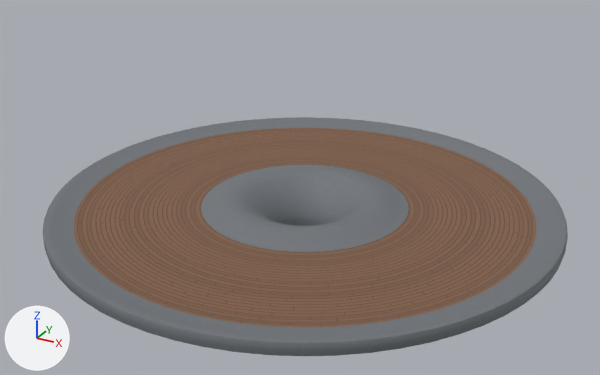
Before and after pictures for a commit that changed the glTF model models/lobby/lobby_platform.glb.
The view is the same before and after, from a camera (50 mm lens) standing at (182.8, 108.2, 126.3) and looking at (160.4, 148.8, 106.0). The lights are fixed; the arrows at lower left show +X, +Y and +Z. Objects named as collision shapes, trigger or cutter boxes, shadow casters or lower levels of detail are left out. Where no turn or scale is listed for an object, it has been applied to the vertices. Vertices at the same position are counted once.

In view in the first picture: 'cloud_platform'.
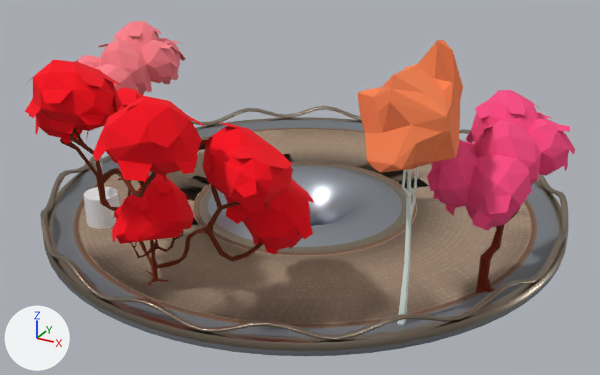
Commit message: fix core building

What the commit changed:
Picture 'Floor_Wood01' (img_floor_wood01) is new.
Picture 'Floor_Tiles01' (img_floor_tiles01) is new.
Picture 'Genesis_TX' (img_genesis_tx) is new.
Picture 'Genesis_TX.001' (img_genesis_tx_001) is new.
Material 'Floor_Wood' (mat_floor_wood) is new.
Its texture is img_floor_wood01.
Its metallic is 0.2.
Its roughness is 1.0.
Material 'Floor_Tiles.001' (mat_floor_tiles_001) is new.
Its texture is img_floor_tiles01.
Its roughness is 1.0.
Material 'AtlasMetal' (mat_atlasmetal) is new.
Its texture is img_genesis_tx.
Its metallic is 1.0.
Its roughness is 0.345.
Material 'AtlasLight' (mat_atlaslight) is new.
Uses the picture img_genesis_tx_001.
Material 'AtlasSolid' (mat_atlassolid) is new.
Its texture is img_genesis_tx.
Its metallic is 0.2.
Its roughness is 1.0.
me_cylinder_010 is used by ob_cloud_platform; location (160.0, 150.22, 104.23).
me_cylinder_010 had 3328 vertices, 6656 faces and spanned x -15.9..15.9, y -15.9..15.9, z -9.0..0.5.
me_cylinder_010 now has 4067 vertices, 8156 faces and spans x -15.9..15.9, y -15.9..15.9, z -9.0..0.5.
me_cylinder_010 part 1: 366 vertices moved from x -14.2..14.2, y -14.2..14.2, z 0.0..0.1 to x -14.5..14.5, y -14.5..14.5, z 0.0..0.1; 18 vertices removed from x -11.2..11.2, y -11.2..11.7, z 0.0; 757 vertices added at x -14.0..14.0, y -14.0..14.2, z 0.0..0.1.
me_cylinder_010 part 2: 6218 kept faces spanning x -15.9..15.9, y -15.9..15.9, z -9.0..0.5 get new texture (UV) coordinates.
me_cylinder_010 part 3: 5120 faces spanning x -15.9..15.9, y -15.9..15.9, z -9.0..0.5 switch from mat_floor_concrete (picture img_floor_concrete01) to mat_atlasmetal (picture img_genesis_tx).
me_cylinder_010 part 4: 224 faces spanning x -14.5..14.5, y -14.5..14.5, z 0.0..0.1 switch from mat_floorwood (picture img_floor_wood) to mat_floor_concrete (picture img_floor_concrete01).
me_cylinder_010 part 5: 247 faces spanning x -6.6..6.6, y -6.6..6.6, z 0.0..0.1 switch from mat_floorwood (picture img_floor_wood) to mat_atlasmetal (picture img_genesis_tx).
me_cylinder_010 part 6: 116 faces spanning x -6.8..6.8, y -6.8..6.5, z 0.1 switch from mat_floorwood (picture img_floor_wood) to mat_floor_wood (picture img_floor_wood01).
me_cylinder_010 now uses material mat_floor_tiles_001 (picture img_floor_tiles01).
Mesh me_core_building_012 is new.
It has 220 vertices, 436 faces and spans x -0.56..0.52, y -0.79..0.86, z -0.91..0.99.
It uses material mat_atlaslight.
Mesh me_core_trees_002 is new.
It has 1781 vertices, 3194 faces and spans x -15.2..16.2, y -10.5..10.0, z -6.8..7.4.
It uses material mat_atlassolid (picture img_genesis_tx).
Mesh me_cylinder_116 is new.
It has 2048 vertices, 4096 faces and spans x -15.9..15.9, y -15.9..15.9, z -0.3..0.7.
It uses material mat_atlasmetal (picture img_genesis_tx).
Mesh me_cylinder_123 is new.
It is a 32-sided cylinder along z spanning x -1.0..1.0, y -1.0..1.0, z -1.0..1.0.
Object 'Core_Building.012' (ob_core_building_012) is new; it shows me_core_building_012.
Its location is (150.66, 142.17, 107.48).
Object 'Core_Trees.004' (ob_core_trees_004) is new; it shows me_core_trees_002.
Its location is (160.27, 142.35, 110.48).
Object 'cloud_platform.001' (ob_cloud_platform_001) is new; it shows me_cylinder_116.
Its location is (160.0, 150.22, 104.93).
Object 'Cylinder.108' (ob_cylinder_108) is new; it shows me_cylinder_123.
Its location is (150.58, 142.15, 105.08).

Location of each change, [x1, y1, x2, y2] in pixels of the pictures (600 x 375 px):
'Core_Trees.004', added
    after: [25, 21, 575, 325]
'cloud_platform.001', added (brown)
    after: [40, 106, 569, 340]
'Cylinder.108', added
    after: [84, 187, 119, 229]
'Core_Building.012', added
    after: [96, 157, 104, 174]
part 1 of me_cylinder_010, built on
    before: [61, 123, 549, 334]
    after: [61, 123, 550, 334]
part 2 of me_cylinder_010, surface changed
    both: [52, 120, 558, 338]
part 3 of me_cylinder_010, recoloured (grey to brown)
    both: [43, 117, 568, 351]
part 4 of me_cylinder_010, recoloured
    before: [74, 128, 536, 327]
    after: [70, 127, 540, 331]
part 5 of me_cylinder_010, recoloured
    before: [183, 159, 426, 262]
    after: [199, 164, 406, 253]
part 6 of me_cylinder_010, recoloured
    before: [152, 149, 458, 280]
    after: [196, 163, 412, 254]
